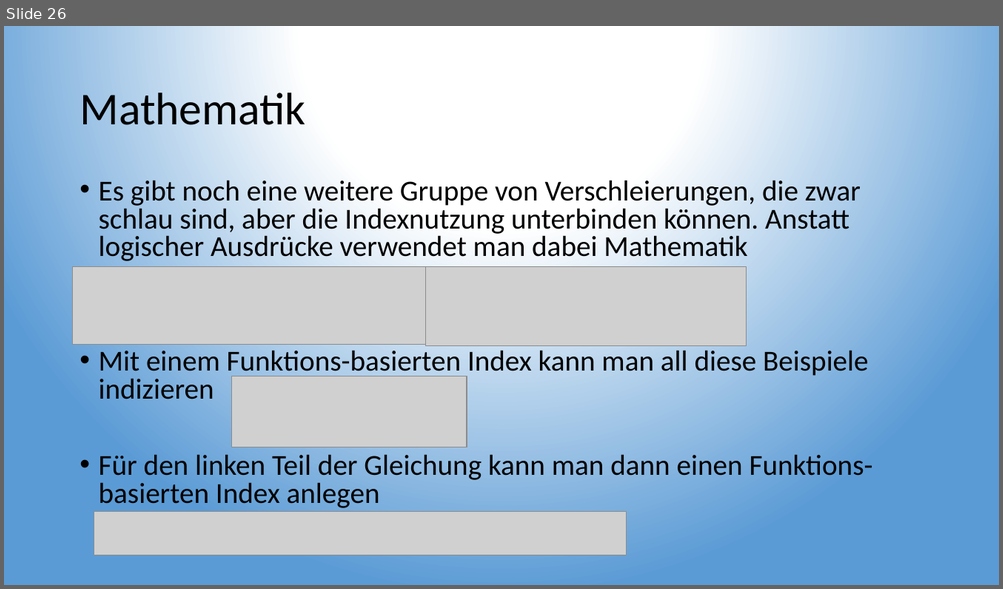
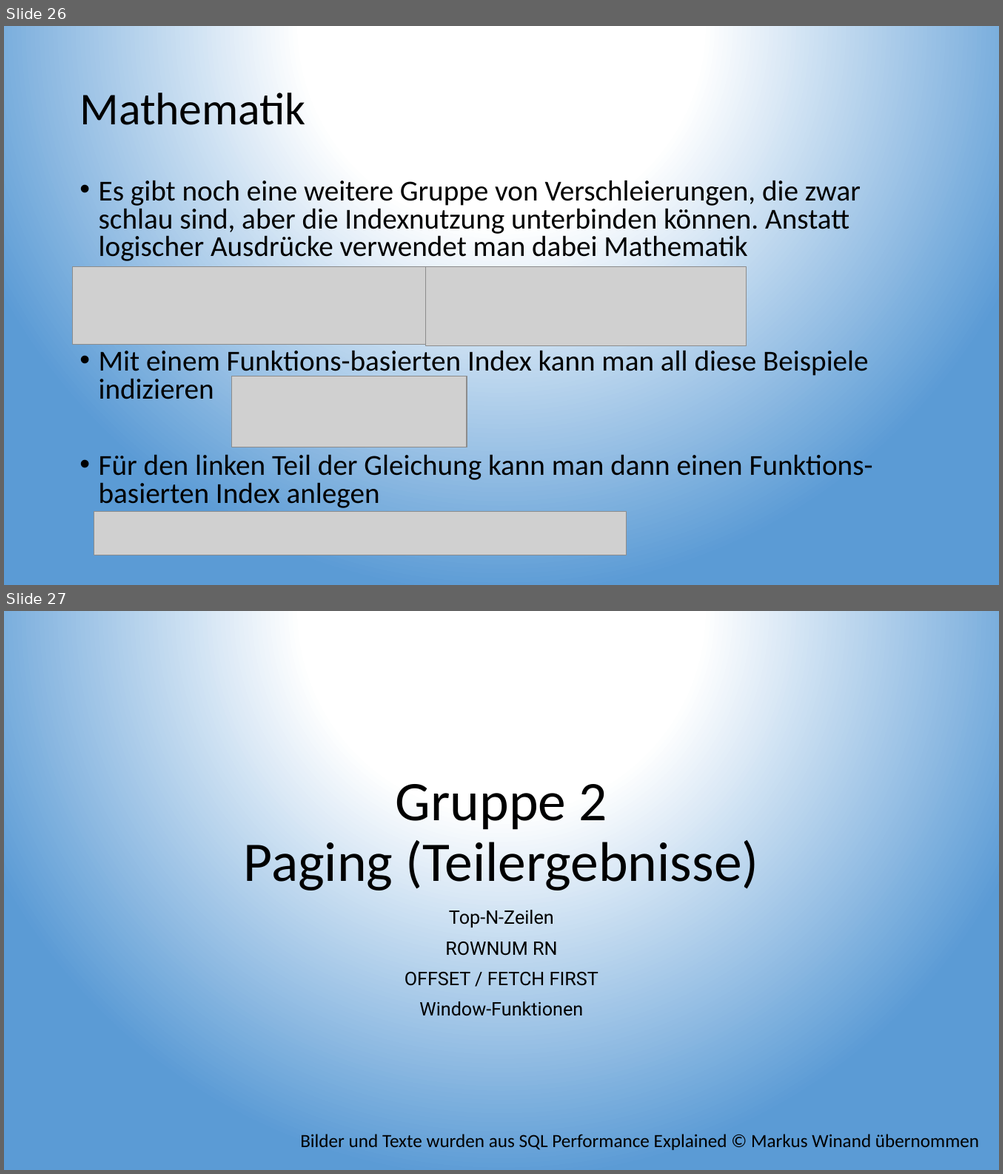
Before and after one commit to TobiaszMylak/DBI-Pr-sentation, a slide deck: DBI Präsentation Gruppe 2 - Ganzes Thema.pptx. Shown one above the other, each under a label of ours: slide 26 before the commit, slides 26 and 27 after it. The pictures are 1003x589 and 1003x1174 pixels, drawn with LibreOffice and Linux fonts; fonts in the diff are those of the drawing; grey boxes stand for pictures. Boxes give left, top, right and bottom in pixels: in the first picture for what was removed or moved away, otherwise in the second. Text is boxed around its words. In the diff, an @@ line names an element or a change of style, - is before the commit and + after.

```diff
--- a/DBI Präsentation Gruppe 2 - Ganzes Thema.pptx
+++ b/DBI Präsentation Gruppe 2 - Ganzes Thema.pptx
@@ slide 27 added at [4,611,999,1170], background gradient #FFFFFF to #5B9BD5 @@
@@ title added at [244,784,759,894], 54 pt, text #000000 @@
+Gruppe 2
+Paging (Teilergebnisse)
@@ subtitle added at [404,910,598,1017], 18 pt, text #000000 @@
+Top-N-Zeilen
+ROWNUM RN
+OFFSET / FETCH FIRST
+Window-Funktionen
@@ text added at [300,1134,979,1150], 18 pt, text #000000 @@
+Bilder und Texte wurden aus SQL Performance Explained © Markus Winand übernommen
```
Also in this commit, not shown: 6 other slides added.
